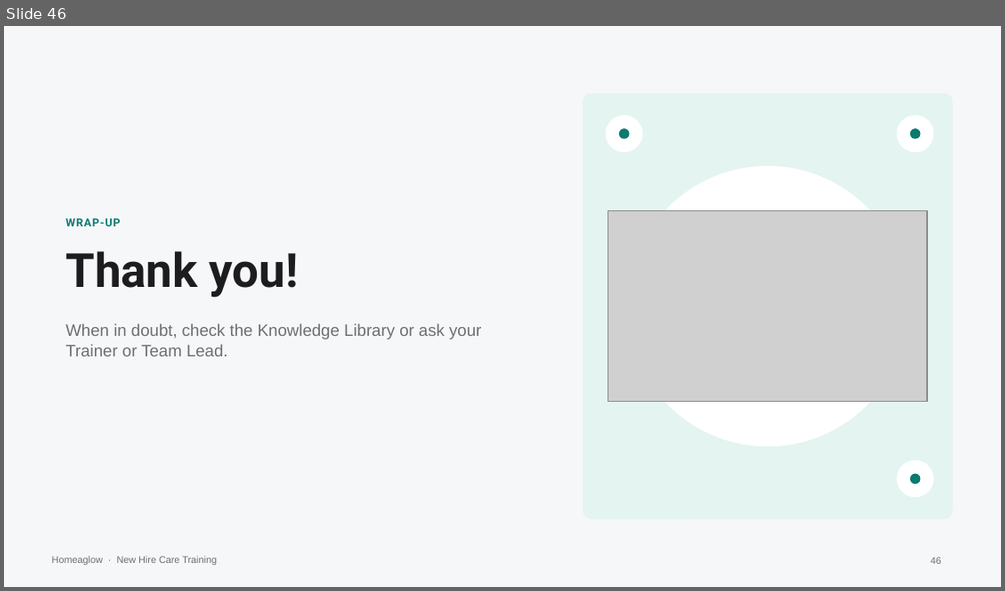
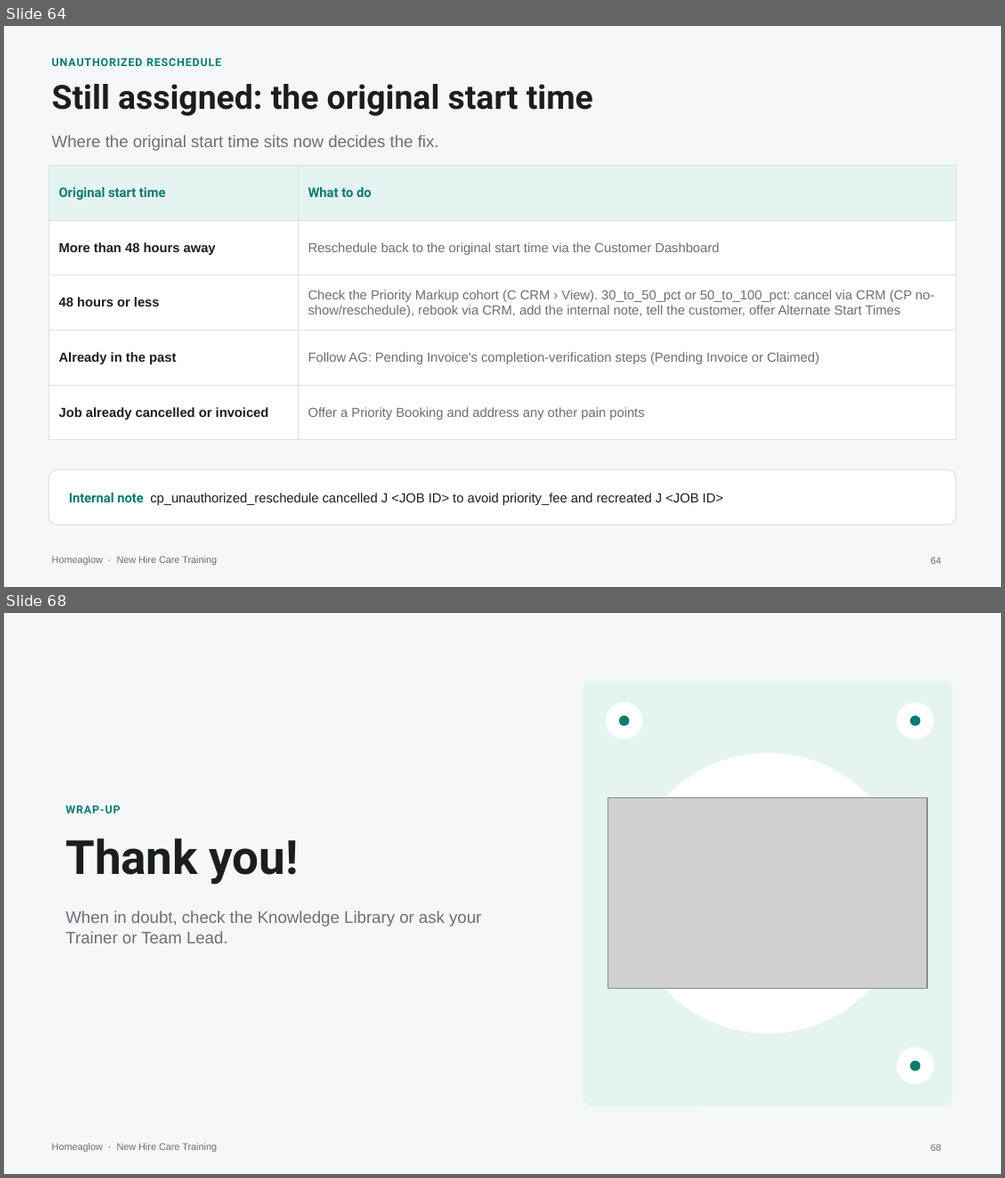
Before and after one commit to anjulimichelle/training, a slide deck: billing-disputes/billing-disputes-cash-payments.pptx. Shown one above the other, each under a label of ours: slide 46 before the commit, slides 64 and 68 after it; the slides between them are not shown. The pictures are 1005x591 and 1005x1178 pixels, drawn with LibreOffice and Linux fonts; fonts in the diff are those of the drawing; grey boxes stand for pictures. Boxes give left, top, right and bottom in pixels: in the first picture for what was removed or moved away, otherwise in the second. Text is boxed around its words. In the diff, an @@ line names an element or a change of style, - is before the commit and + after.

```diff
--- a/billing-disputes/billing-disputes-cash-payments.pptx
+++ b/billing-disputes/billing-disputes-cash-payments.pptx
@@ slide 64 added at bbox=[4, 26, 1001, 587], background #F6F7F9; not listed: 1 template element that a slide beside it also shows @@
@@ text added at bbox=[52, 58, 221, 66], 8 pt, text #0B7A6F, bold @@
+UNAUTHORIZED RESCHEDULE
@@ text added at bbox=[52, 84, 593, 116], 24 pt, text #1D1D1F, bold @@
+Still assigned: the original start time
@@ text added at bbox=[52, 135, 439, 151], 12 pt, text #6E6E73 @@
+Where the original start time sits now decides the fix.
@@ table added at bbox=[48, 166, 956, 423], 5 rows, 2 columns @@
+Original start time | What to do
+More than 48 hours away | Reschedule back to the original start time via the Customer Dashboard
+48 hours or less | Check the Priority Markup cohort (C CRM › View). 30_to_50_pct or 50_to_100_pct: cancel via CRM (CP no-show/reschedule), rebook via CRM, add the internal note, tell the customer, offer Alternate Start Times
+Already in the past | Follow AG: Pending Invoice's completion-verification steps (Pending Invoice or Claimed)
+Job already cancelled or invoiced | Offer a Priority Booking and address any other pain points
@@ rounded rectangle added at bbox=[48, 469, 956, 524], fill #FFFFFF, outline #DCE1E7 0.75 pt @@
@@ text added at bbox=[69, 492, 723, 505], 9.5 pt, text #1D1D1F @@
+Internal note cp_unauthorized_reschedule cancelled J <JOB ID> to avoid priority_fee and recreated J <JOB ID>
@@ page number added at bbox=[930, 556, 941, 564], 7 pt, text #6E6E73 @@
+64
@@ what was slide 46 is now slide 68 @@
@@ page number at bbox=[930, 1143, 941, 1151]: text changed @@
-46
+68
```
Also in this commit, not shown: 6 slides changed, 21 other slides added, 4 other files.
